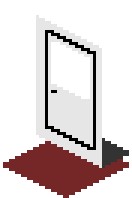
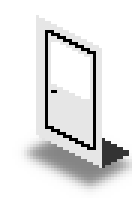
The second 132x198 image is a revision of the first. Changes to its layers:
added layer "Shadow copy" (60%) above "Bottom" over <box>12,135,132,198</box>
hid "Bottom" over <box>3,135,129,198</box>
